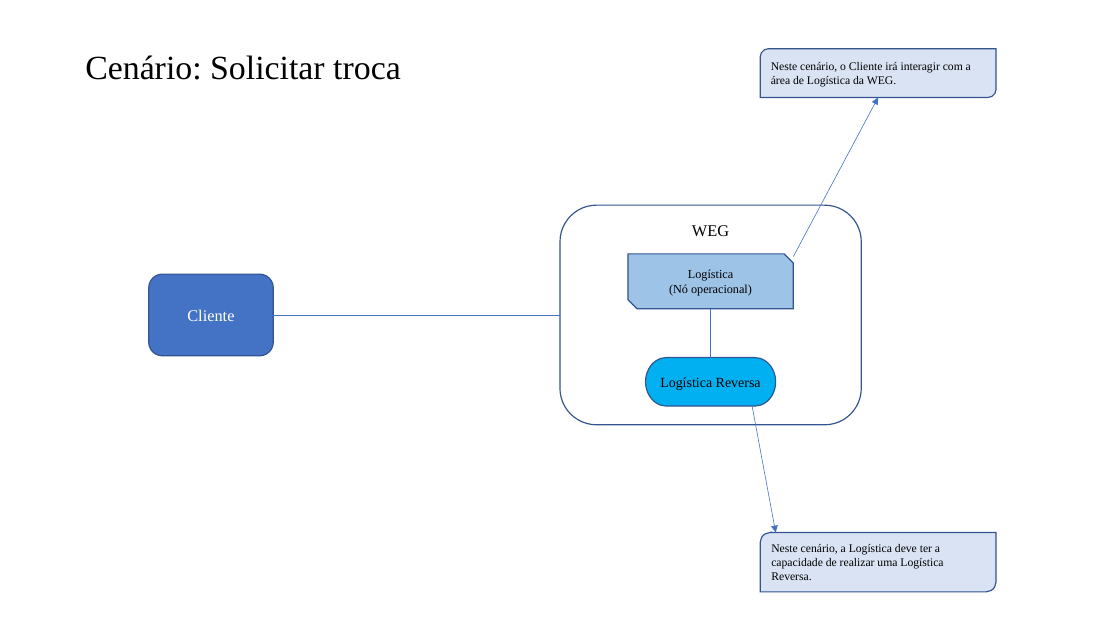
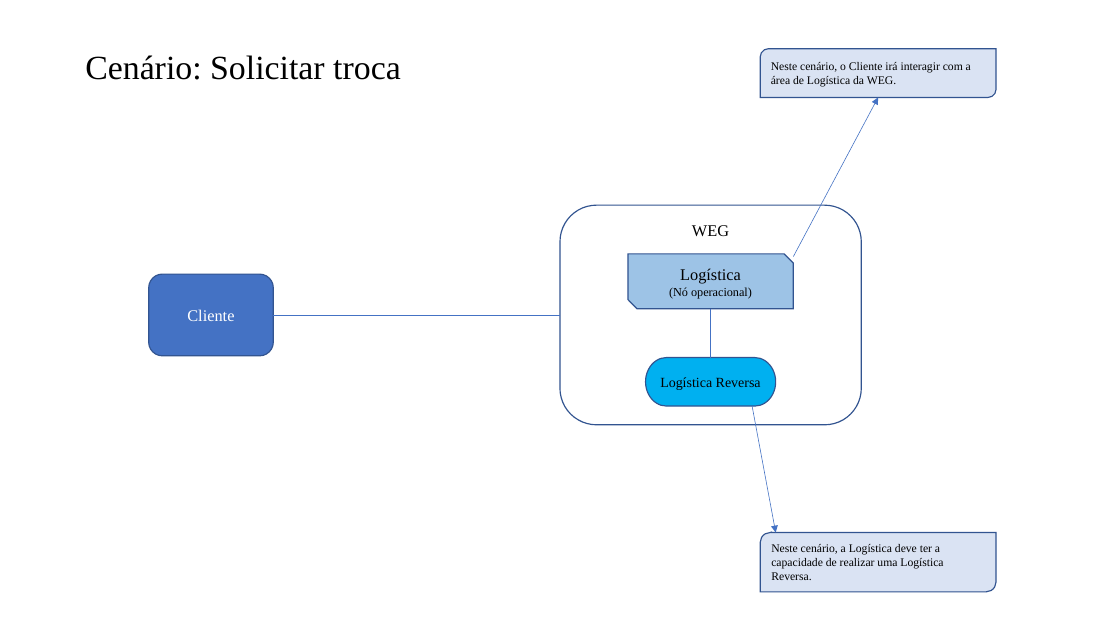
Before and after one commit to IMP-CaioCiaron/Eng-Requisitos, a slide deck: slide 4 of 15. Arquitetura de Negócio para cada Cenário.pptx (slide 7 before the commit). Drawn at 1120x630 pixels with LibreOffice and Linux fonts; fonts in the diff are those of the drawing. Boxes give left, top, right and bottom in pixels: in the first picture for what was removed or moved away, otherwise in the second. Text is boxed around its words. In the diff, an @@ line names an element or a change of style, - is before the commit and + after.

```diff
--- a/15. Arquitetura de Negócio para cada Cenário.pptx
+++ b/15. Arquitetura de Negócio para cada Cenário.pptx
@@ text in snip diag rect at (x1=680, y1=268, x2=741, y2=284): size 10.5 to 14 pt in "Logística" @@
```
Also in this commit, not shown: 1 other slide changed, 3 slides removed, 1 other file.
